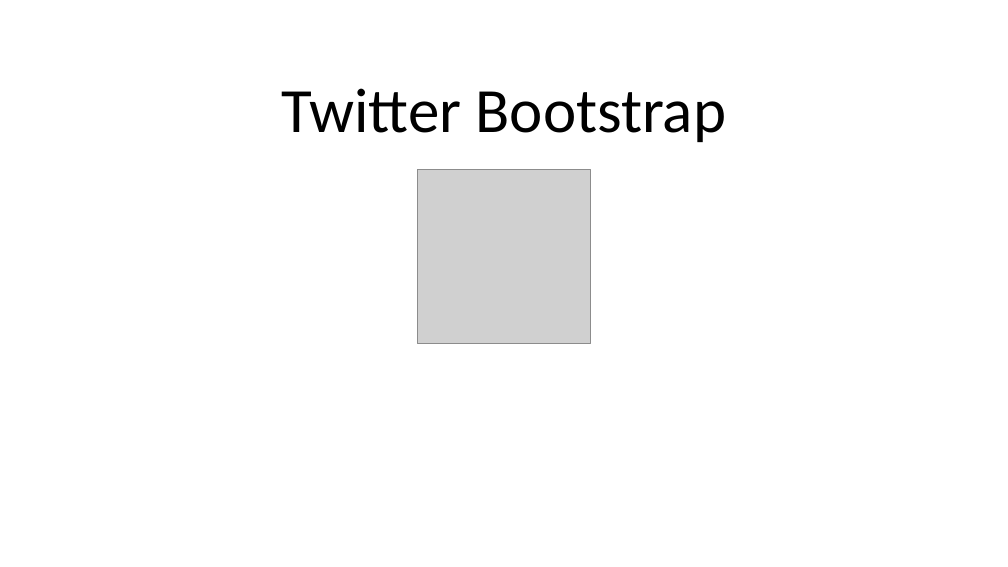
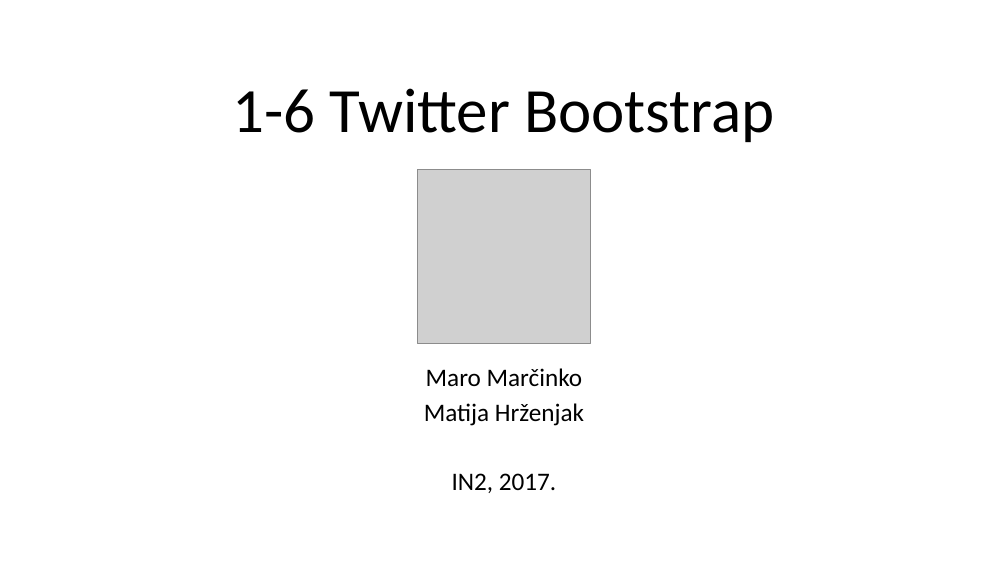
Before and after one commit to mmssniper/angular-workshop, a slide deck: slide 1 of prezentacije/1-6 Twitter Bootstrap.pptx. Drawn at 1008x567 pixels with LibreOffice and Linux fonts; fonts in the diff are those of the drawing; grey boxes stand for pictures. Boxes give left, top, right and bottom in pixels: in the first picture for what was removed or moved away, otherwise in the second. Text is boxed around its words. In the diff, an @@ line names an element or a change of style, - is before the commit and + after.

```diff
--- a/prezentacije/1-6 Twitter Bootstrap.pptx
+++ b/prezentacije/1-6 Twitter Bootstrap.pptx
@@ title at [233, 88, 775, 142]: text changed @@
-Twitter Bootstrap
+1-6 Twitter Bootstrap
@@ subtitle added at [424, 368, 584, 493], 24 pt, text #000000 @@
+Maro Marčinko
+Matija Hrženjak
+IN2, 2017.
```
Also in this commit, not shown: 4 other files.
